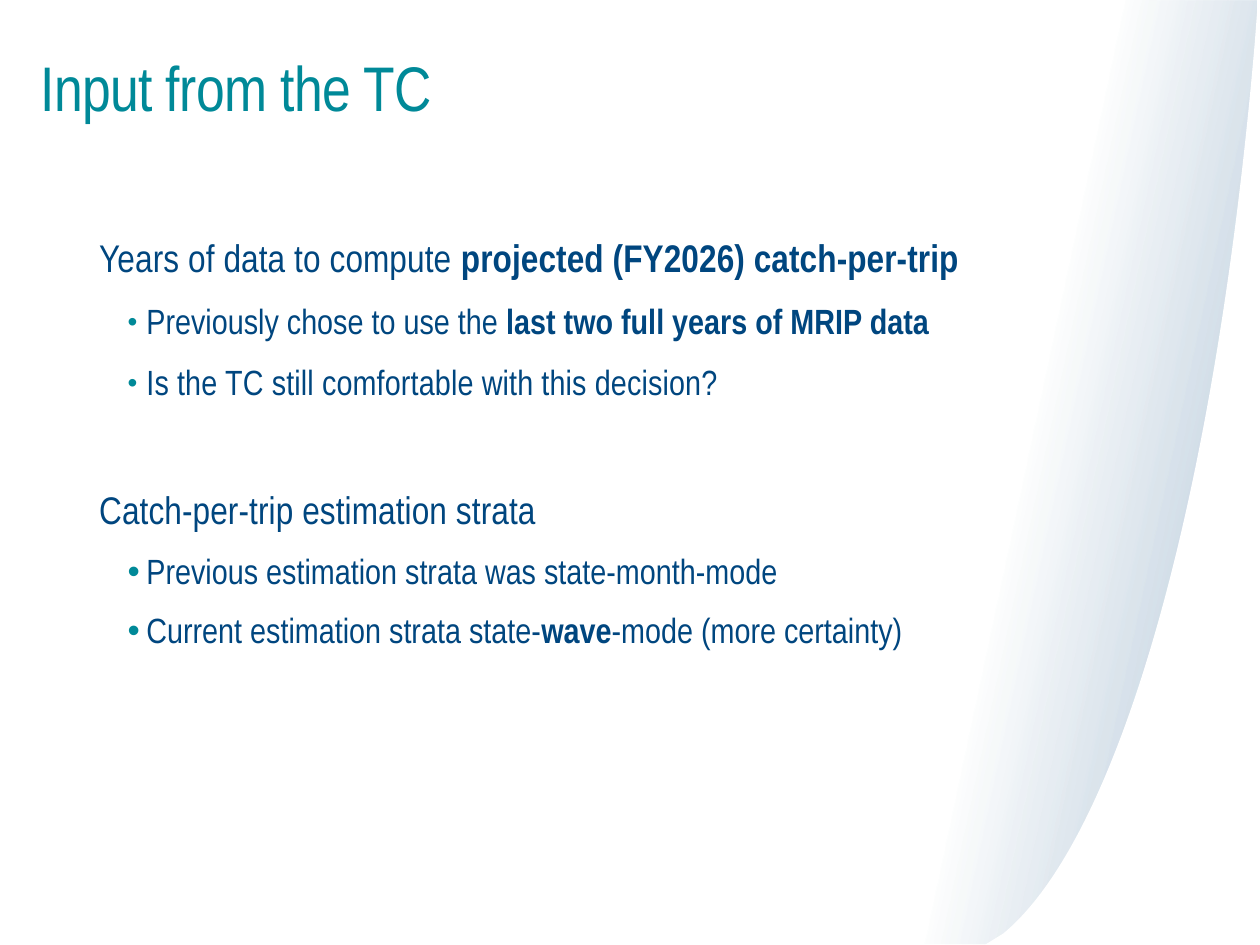
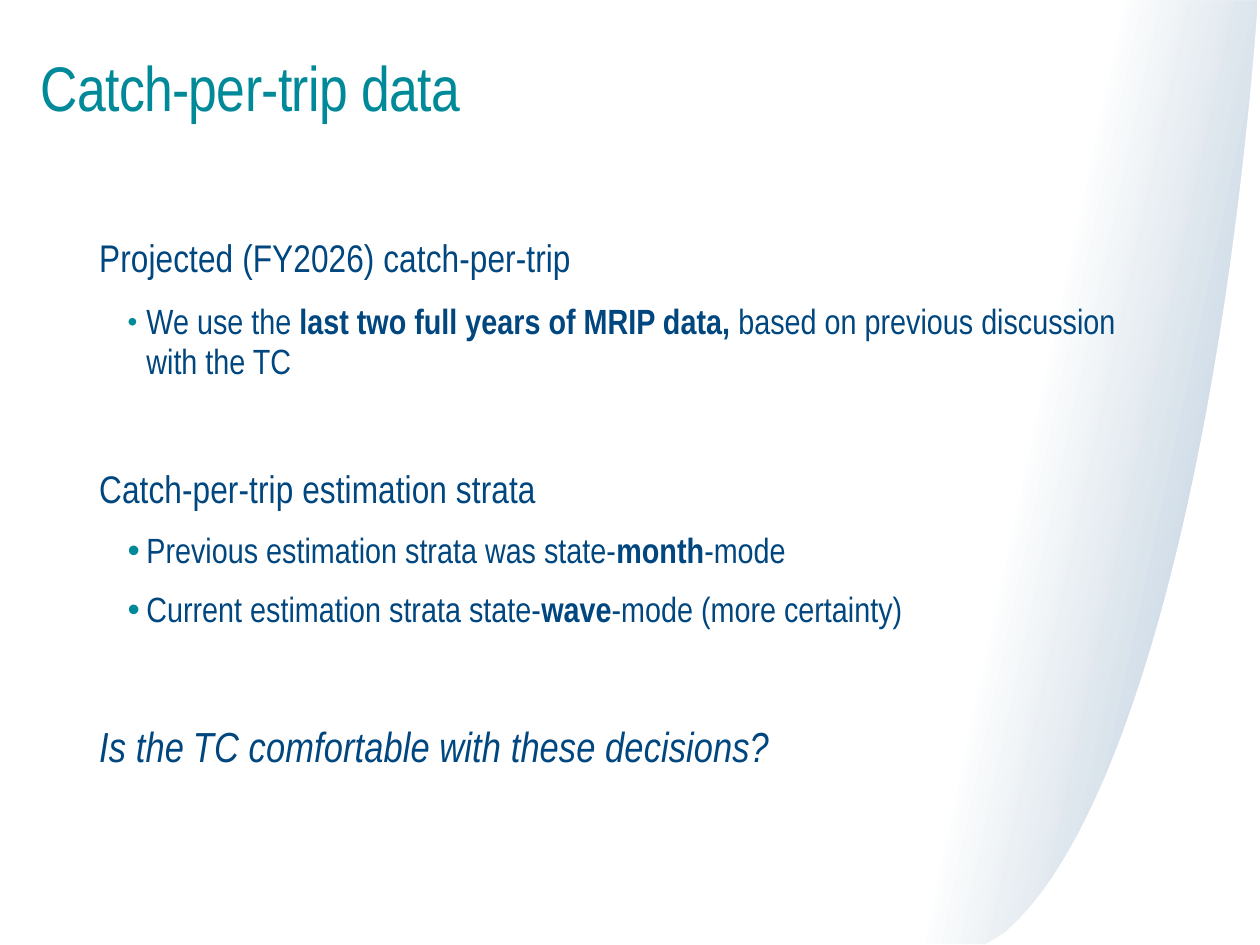
Before and after one commit to mle2718/flukeRDM, a slide deck: slide 7 of docs/TC meeting 6-20-25 Lou.pptx (slide 6 before the commit). Drawn at 1260x945 pixels with LibreOffice and Linux fonts; fonts in the diff are those of the drawing. Boxes give left, top, right and bottom in pixels: in the first picture for what was removed or moved away, otherwise in the second. Text is boxed around its words. In the diff, an @@ line names an element or a change of style, - is before the commit and + after.

```diff
--- a/docs/TC meeting 6-20-25 Lou.pptx
+++ b/docs/TC meeting 6-20-25 Lou.pptx
@@ title at box(41, 65, 460, 122): text changed @@
-Input from the TC
+Catch-per-trip data
@@ text at box(99, 244, 1115, 375): text changed @@
-Years of data to compute projected (FY2026) catch-per-trip
-  • Previously chose to use the last two full years of MRIP data
-  • Is the TC still comfortable with this decision?
+Projected (FY2026) catch-per-trip
+  • We use the last two full years of MRIP data, based on previous discussion with the TC
@@ text at box(146, 537, 786, 564): bold on in "state-month-mode" @@
@@ text at box(99, 731, 769, 763): paragraph added @@
+Is the TC comfortable with these decisions?
```
Also in this commit, not shown: 16 other slides changed, 2 slides added, 1 slide removed, 8 other files.
